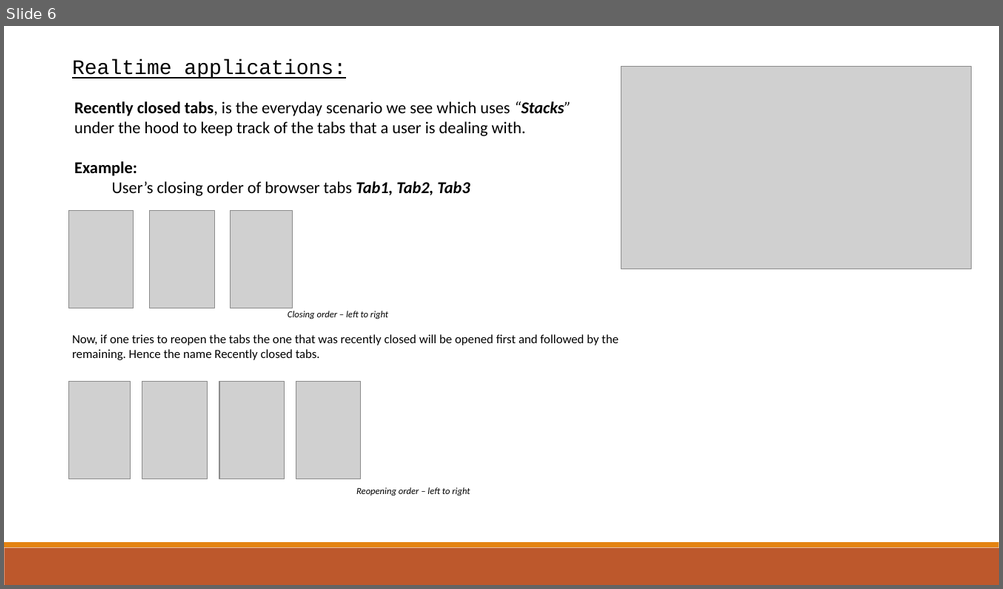
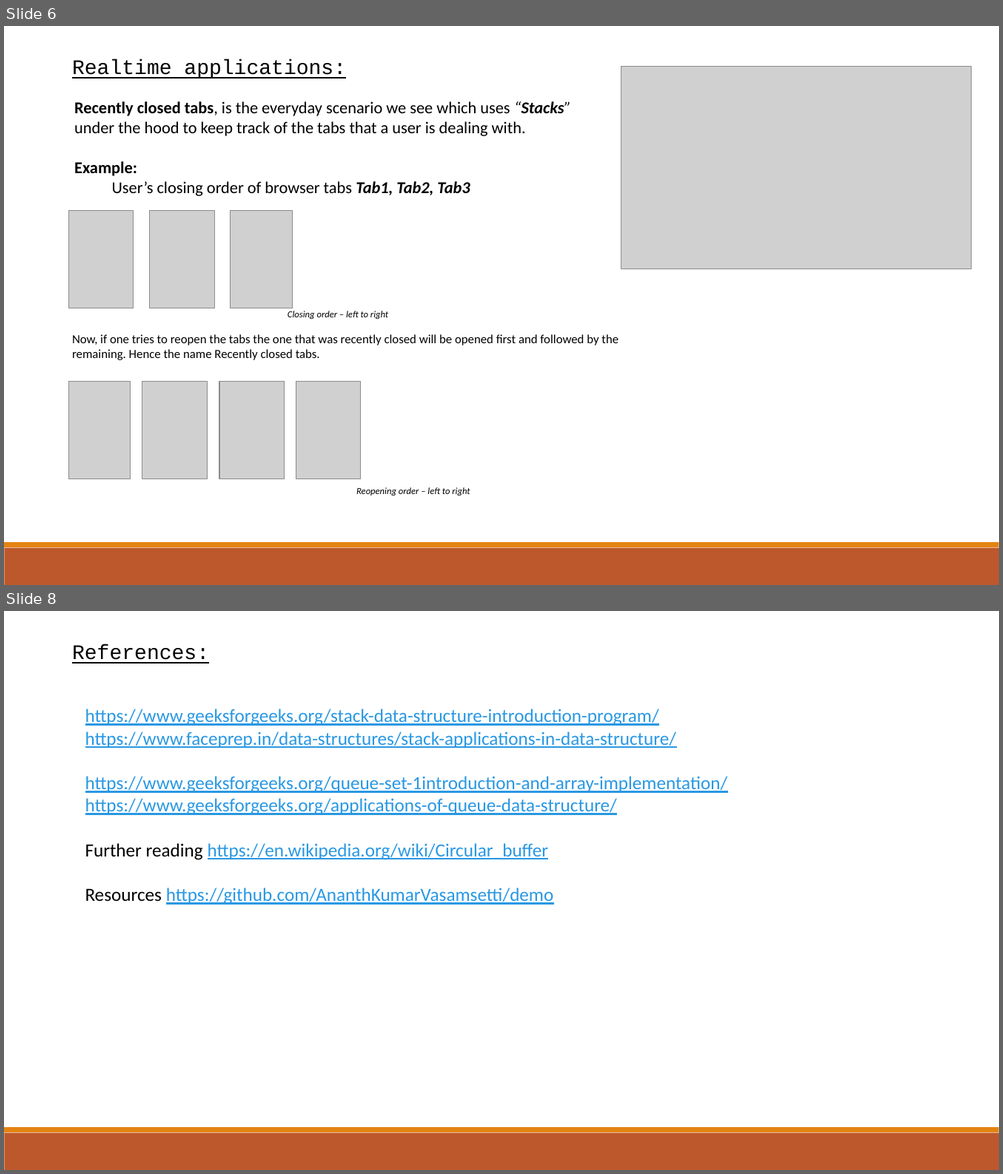
Before and after one commit to AnanthKumarVasamsetti/demo, a slide deck: Stacks and Queues.pptx. Shown one above the other, each under a label of ours: slide 6 before the commit, slides 6 and 8 after it; the slides between them are not shown. The pictures are 1003x589 and 1003x1174 pixels, drawn with LibreOffice and Linux fonts; fonts in the diff are those of the drawing; grey boxes stand for pictures. Boxes give left, top, right and bottom in pixels: in the first picture for what was removed or moved away, otherwise in the second. Text is boxed around its words. In the diff, an @@ line names an element or a change of style, - is before the commit and + after.

Commit message:
Adding references slide

```diff
--- a/Stacks and Queues.pptx
+++ b/Stacks and Queues.pptx
@@ slide 8 added at [4, 611, 999, 1170], background #FFFFFF; not listed: 2 template elements that a slide beside it also shows @@
@@ text added at [72, 644, 209, 664], 20 pt, text #000000, underline @@
+References:
@@ text added at [85, 709, 728, 905], 18 pt, text #2998E3, underline @@
+https://www.geeksforgeeks.org/stack-data-structure-introduction-program/
+https://www.faceprep.in/data-structures/stack-applications-in-data-structure/
+https://www.geeksforgeeks.org/queue-set-1introduction-and-array-implementation/
+https://www.geeksforgeeks.org/applications-of-queue-data-structure/
+Further reading https://en.wikipedia.org/wiki/Circular_buffer
+Resources https://github.com/AnanthKumarVasamsetti/demo
```
